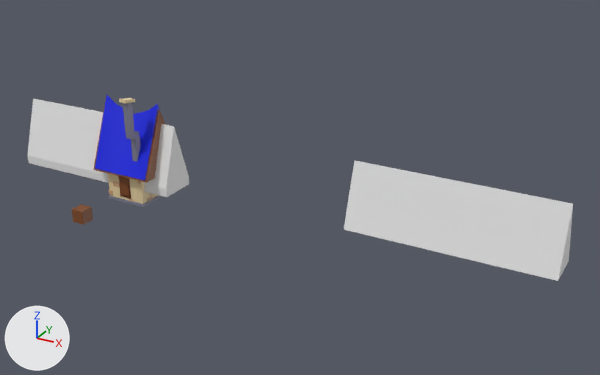
The FBX model Models/Buildings/Houses/HouseBlue.fbx as it was, and as the next commit left it.
Camera for both pictures: a 50 mm camera at (24.5, -28.5, 16.4) aimed at (8.7, 0.3, 2.0). The lights are fixed; the arrows at lower left show +X, +Y and +Z. Where no turn or scale is listed for an object, it has been applied to the vertices.

In view in the first picture: 'Base', 'Pole', 'Roof', 'UnderLayer', 'divWindow.001', 'divider'.
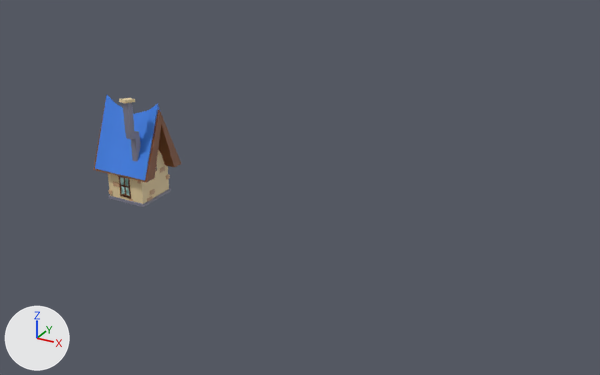
Commit message: fixed houses?

The change, as a list of edits to the scene's bpy script:
```text
Add mat_blue:
    mat_blue = principled_material('BLUE')
    mat_blue.base_color = (0.0451, 0.216, 0.8)  # blue #3c80e7
Change me_cylinder:
    where me_cylinder.from_pydata(...)  # 37 vertices, 28 faces; spans x -1.48..1.48, y -1.31..1.34, z 1.44..4.76
    remove me_cylinder.materials.append(mat_red)  # blue #0019e0
    add me_cylinder.materials.append(mat_blue)  # blue #3c80e7
Remove ob_divwindow_001:
    ob_divwindow_001 = bpy.data.objects.new('divWindow.001', me_cube_010)
    ob_divwindow_001.location = (-0.01, -1.03, 0.76)
Remove ob_divider:
    ob_divider = bpy.data.objects.new('divider', me_cylinder_001)
    ob_divider.location = (-2.05, 0.04, 1.96)
```

What differs and where, as boxes [x1, y1, x2, y2] in the pictures (600 x 375 px):
'divider', deleted
    before: [28, 98, 573, 281]
'Roof', recoloured
    both: [95, 95, 160, 180]
'divWindow.001', deleted
    before: [72, 176, 130, 225]
